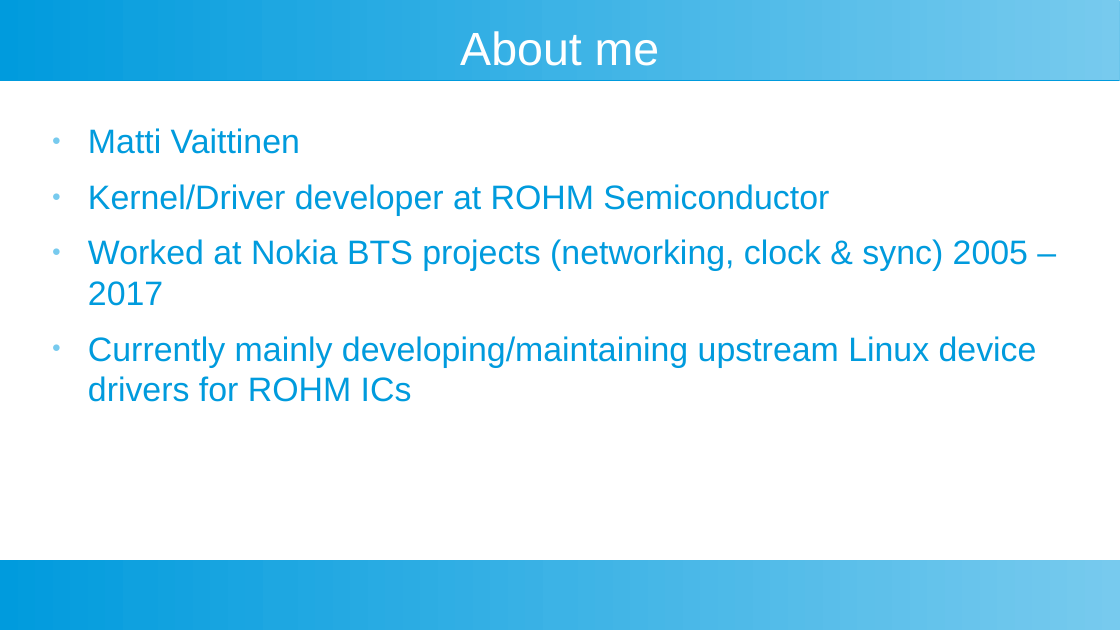
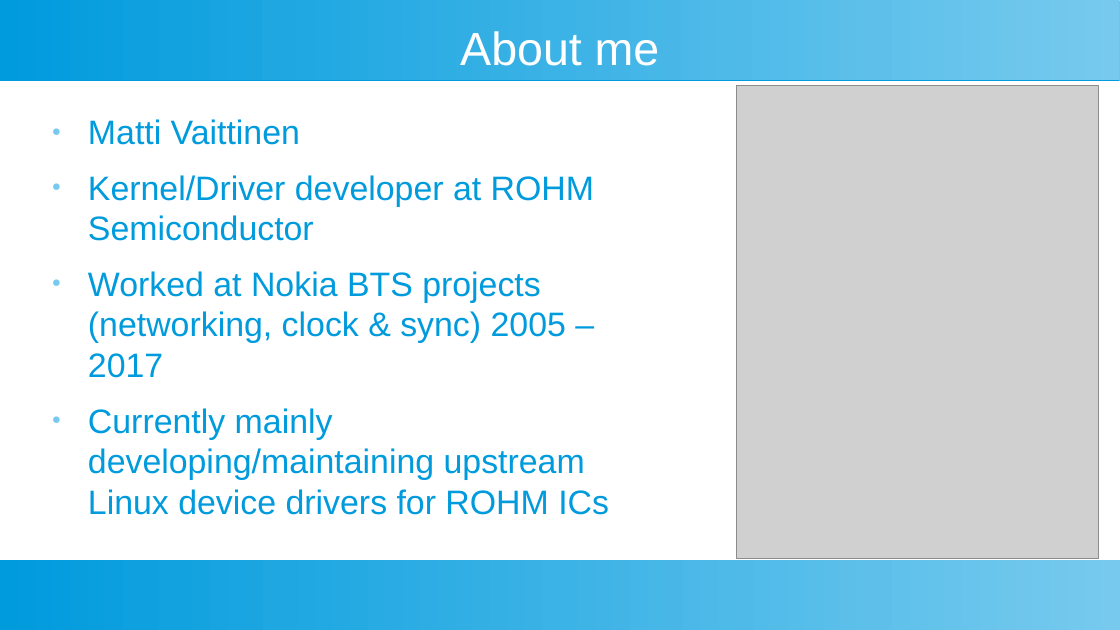
Before and after one commit to M-Vaittinen/babblings, a slide deck: slide 3 of PMIC/PMIC-babblings.odp (slide 2 before the commit). Drawn at 1120x630 pixels with LibreOffice and Linux fonts; fonts in the diff are those of the drawing; grey boxes stand for pictures. Boxes give left, top, right and bottom in pixels: in the first picture for what was removed or moved away, otherwise in the second. Text is boxed around its words. In the diff, an @@ line names an element or a change of style, - is before the commit and + after.

Commit message:
babblings: pmic: Add more pictures

```diff
--- a/PMIC/PMIC-babblings.odp
+++ b/PMIC/PMIC-babblings.odp
@@ picture added at (x1=737, y1=85, x2=1099, y2=559) @@
@@ text "Matti Vaittinen" rewrapped from (x1=88, y1=128, x2=1037, y2=402) to (x1=88, y1=119, x2=609, y2=515) @@
```
Also in this commit, not shown: 7 other slides changed, 4 slides added.
